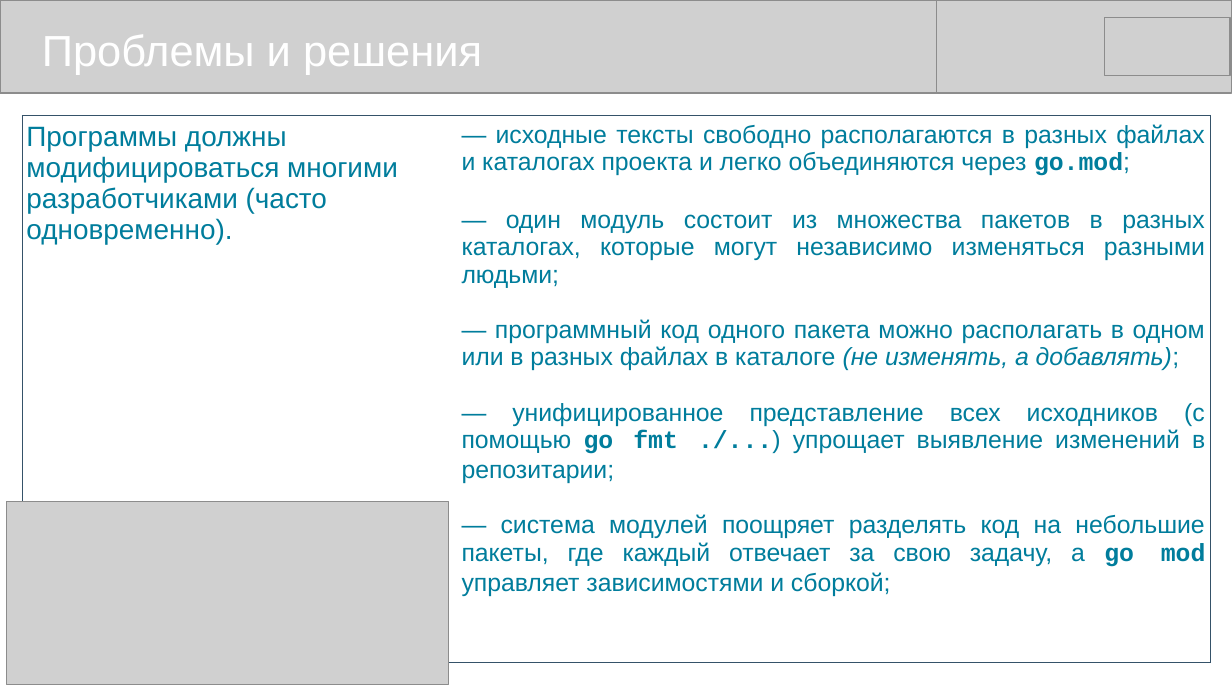
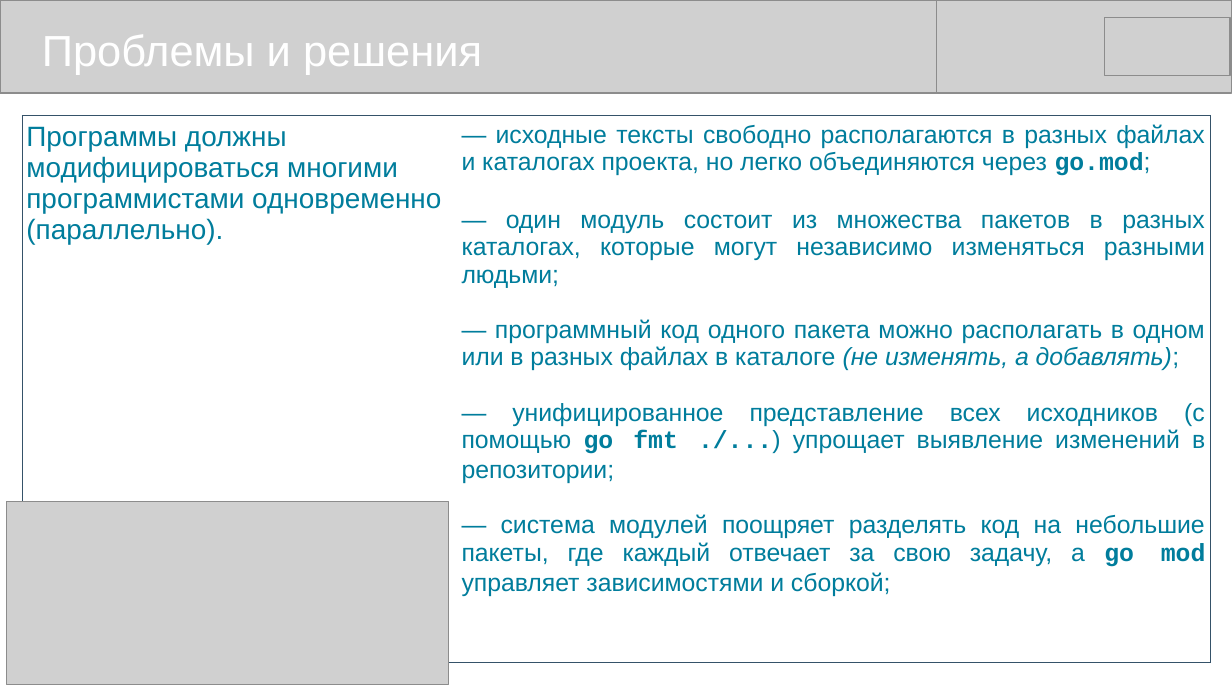
Before and after one commit to mike-shock/Go_language, a slide deck: slide 11 of view/Go_View.odp. Drawn at 1232x693 pixels with LibreOffice and Linux fonts; fonts in the diff are those of the drawing; grey boxes stand for pictures. Boxes give left, top, right and bottom in pixels: in the first picture for what was removed or moved away, otherwise in the second. Text is boxed around its words. In the diff, an @@ line names an element or a change of style, - is before the commit and + after.

```diff
--- a/view/Go_View.odp
+++ b/view/Go_View.odp
@@ table at (22, 115, 1211, 627) @@
-row 1, column 1: Программы должны модифицироваться многими разработчиками (часто одновременно).
+row 1, column 1: Программы должны модифицироваться многими программистами одновременно (параллельно).
-row 1, column 2: — исходные тексты свободно располагаются в разных файлах и каталогах проекта и легко объединяются через go.mod; / — один модуль состоит из множества пакетов в разных каталогах, которые могут независимо изменяться разными людьми; / — программный код одного пакета можно располагать в одном или в разных файлах в каталоге (не изменять, а добавлять); / — унифицированное представление всех исходников (с помощью go fmt ./...) упрощает выявление изменений в репозитарии; / — система модулей поощряет разделять код на небольшие пакеты, где каждый отвечает за свою задачу, а go mod управляет зависимостями и сборкой;
+row 1, column 2: — исходные тексты свободно располагаются в разных файлах и каталогах проекта, но легко объединяются через go.mod; / — один модуль состоит из множества пакетов в разных каталогах, которые могут независимо изменяться разными людьми; / — программный код одного пакета можно располагать в одном или в разных файлах в каталоге (не изменять, а добавлять); / — унифицированное представление всех исходников (с помощью go fmt ./...) упрощает выявление изменений в репозитории; / — система модулей поощряет разделять код на небольшие пакеты, где каждый отвечает за свою задачу, а go mod управляет зависимостями и сборкой;
```
Also in this commit, not shown: 10 other slides changed.
